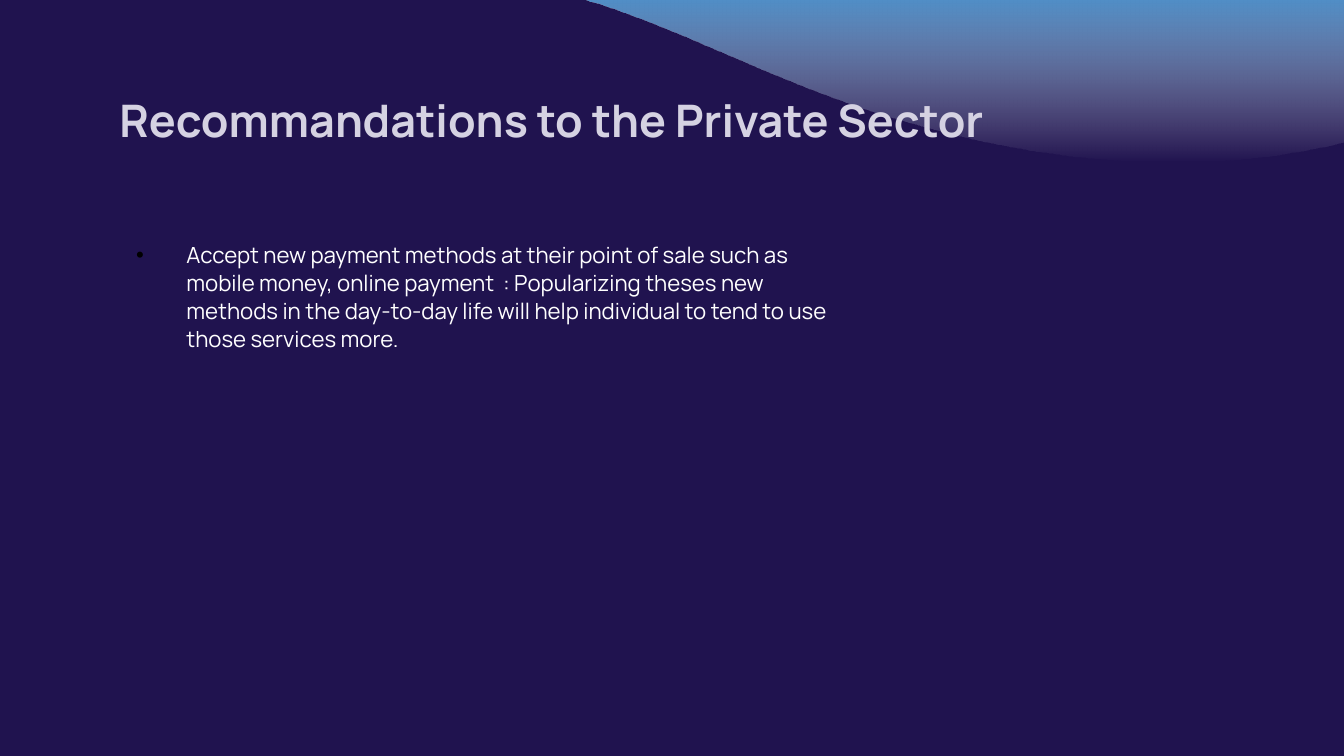
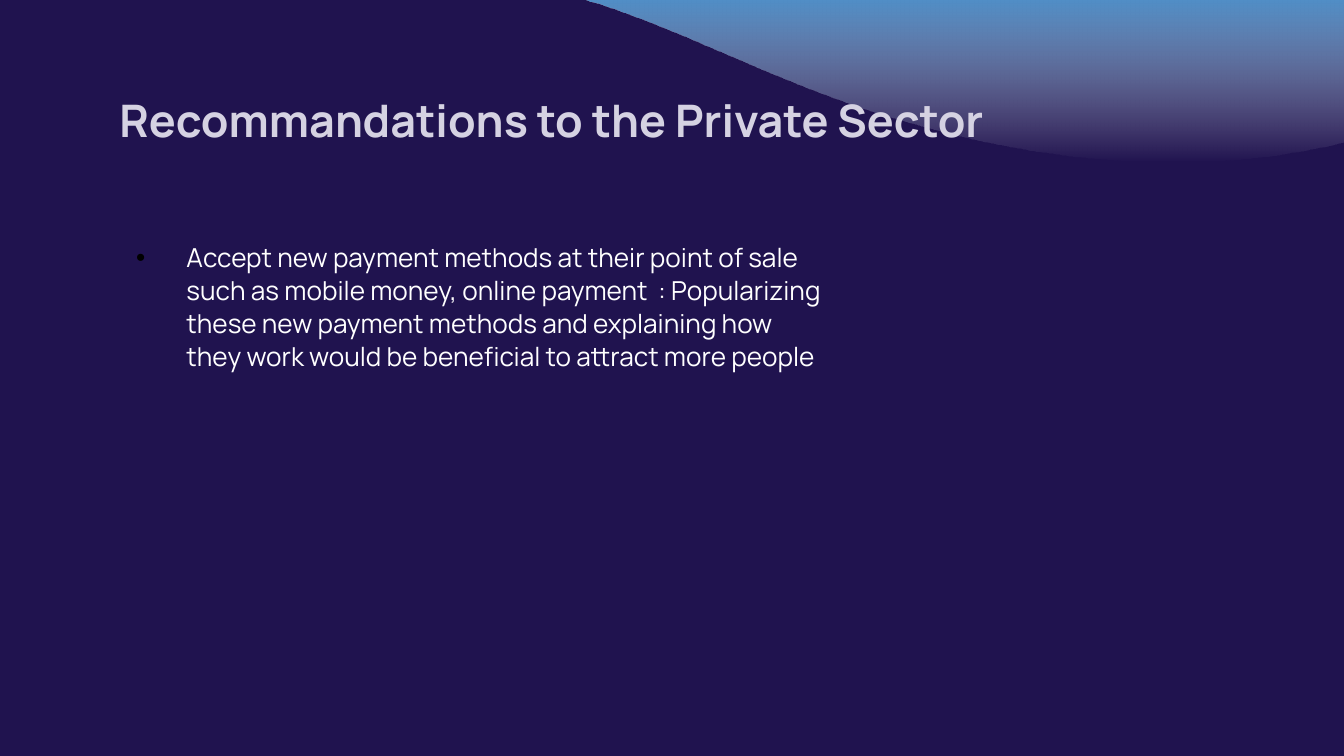
Before and after one commit to VIP509/Finance-Inclusion-1, a slide deck: slide 20 of Pierry Valcin Presentation.pptx. Drawn at 1344x756 pixels with LibreOffice and Linux fonts; fonts in the diff are those of the drawing. Boxes give left, top, right and bottom in pixels: in the first picture for what was removed or moved away, otherwise in the second. Text is boxed around its words. In the diff, an @@ line names an element or a change of style, - is before the commit and + after.

```diff
--- a/Pierry Valcin Presentation.pptx
+++ b/Pierry Valcin Presentation.pptx
@@ subtitle at [186,247,820,373]: text changed; size 11.9 to 14 pt @@
-• Accept new payment methods at their point of sale such as mobile money, online payment : Popularizing theses new methods in the day-to-day life will help individual to tend to use those services more.
+• Accept new payment methods at their point of sale such as mobile money, online payment : Popularizing these new payment methods and explaining how they work would be beneficial to attract more people
```
Also in this commit, not shown: 6 other slides changed, 1 slide removed.
